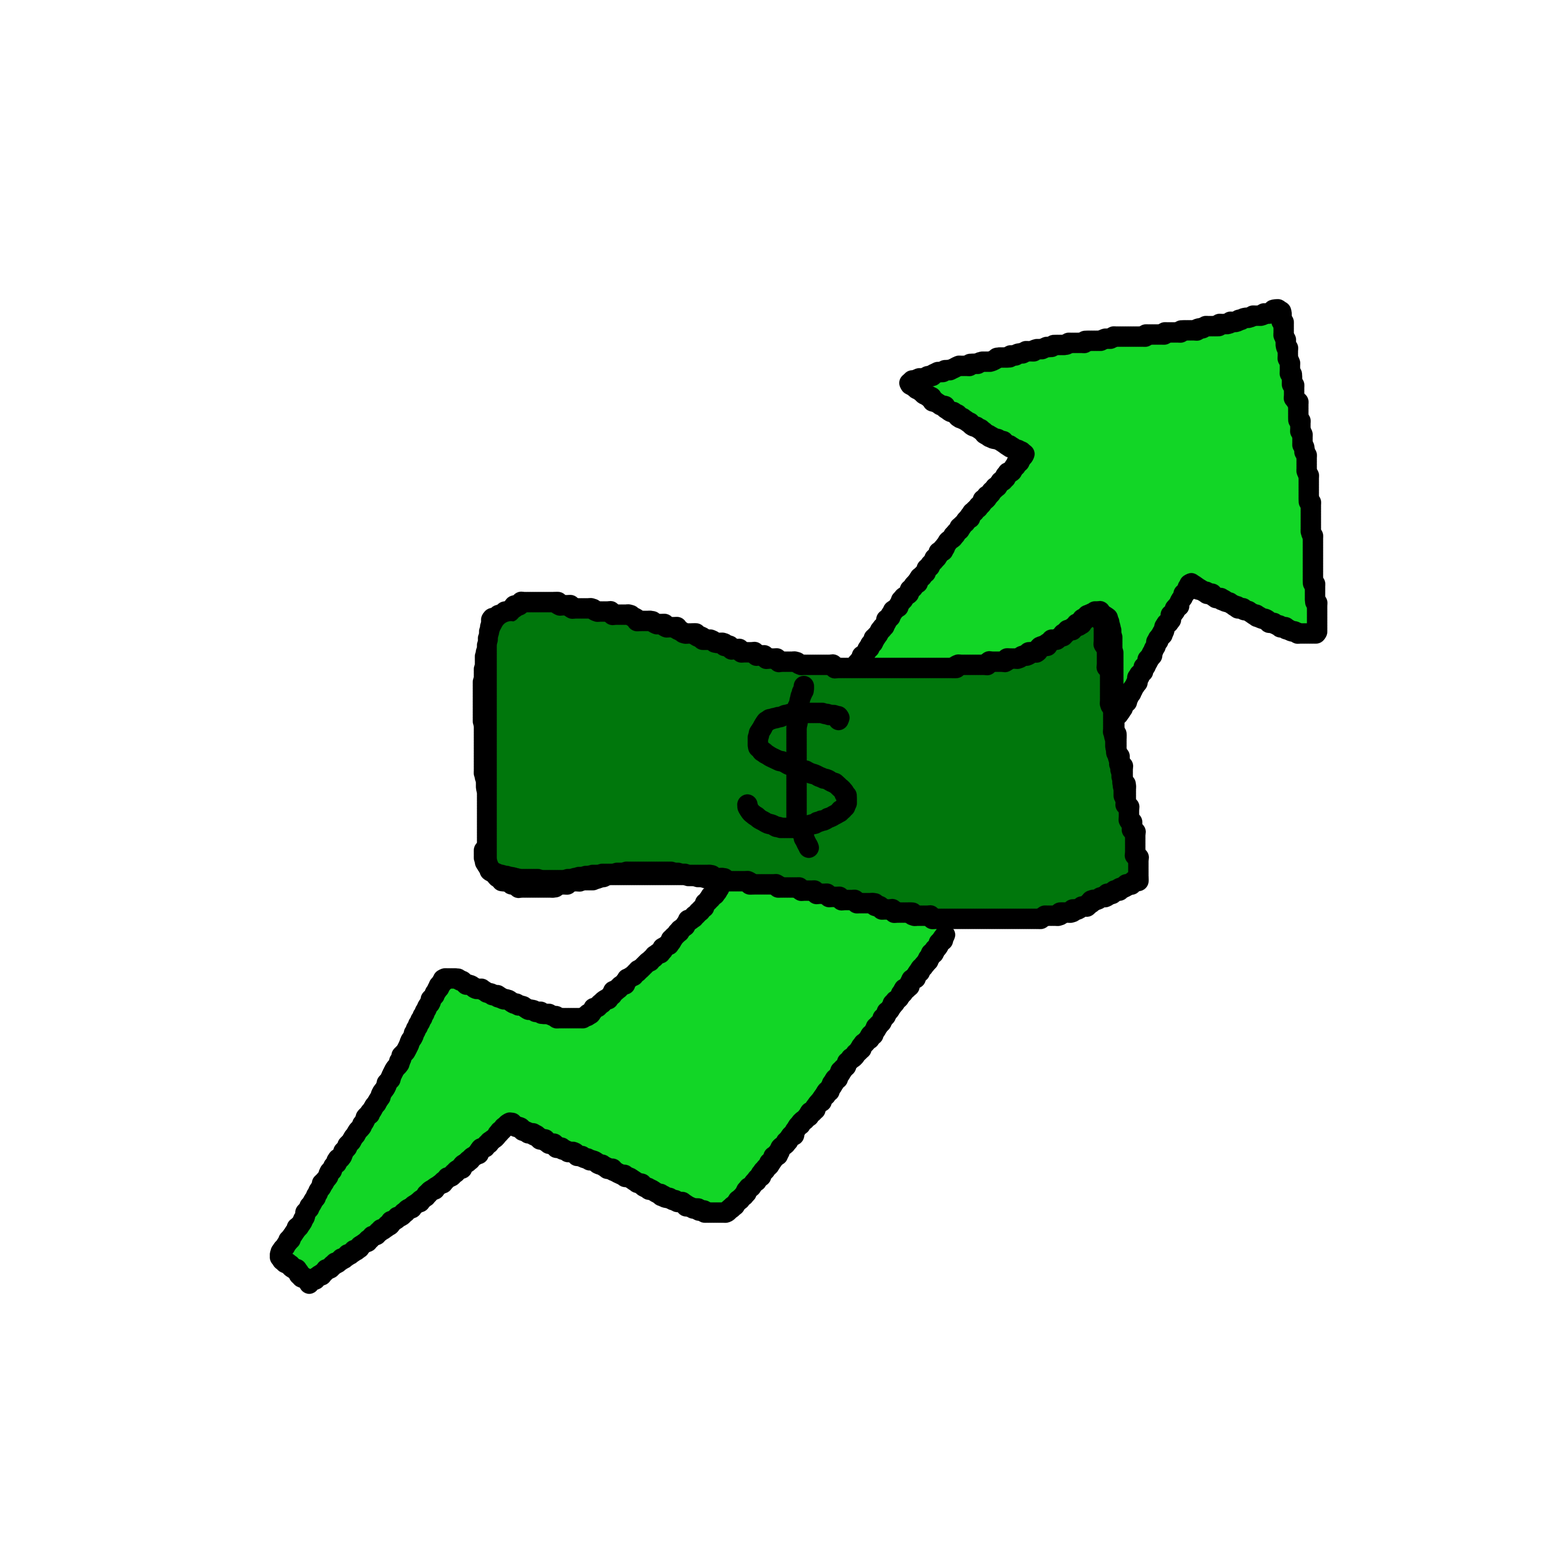
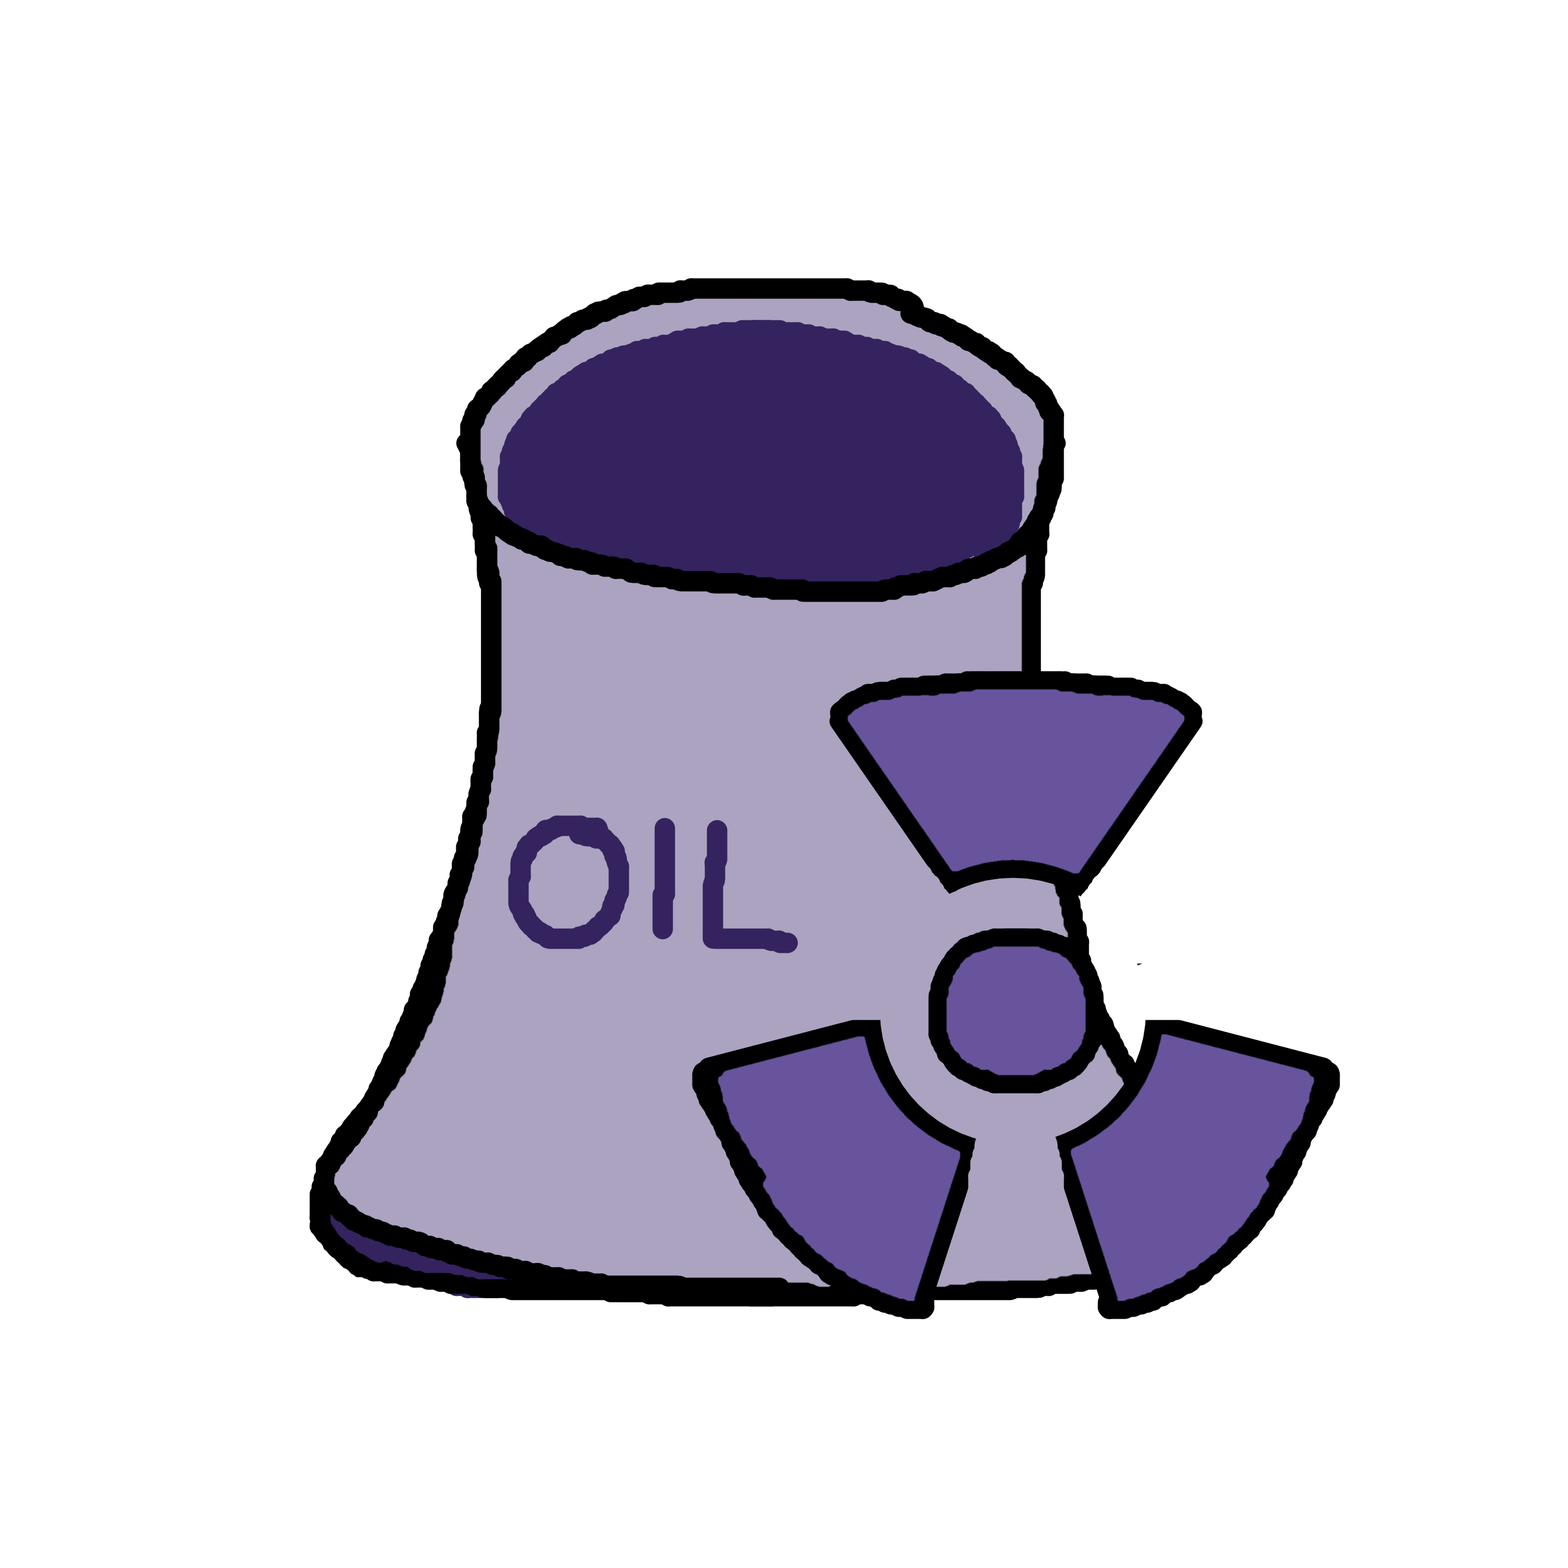
Before/after of a w=1568, h=1568 layered artwork. What changed in the layer stack:
added layer "Paint Layer 3" above "Paint Layer 4" over [269, 278, 1341, 1320]
added layer "Paint Layer 4" above "Paint Layer 5" over [269, 278, 1238, 1320]
added layer "Paint Layer 5" above "Paint Layer 1" over [269, 1204, 536, 1301]
hid "Paint Layer 1" over [269, 301, 1272, 1320]
hid "Paint Layer 2", painted on it over [269, 301, 1339, 1320]